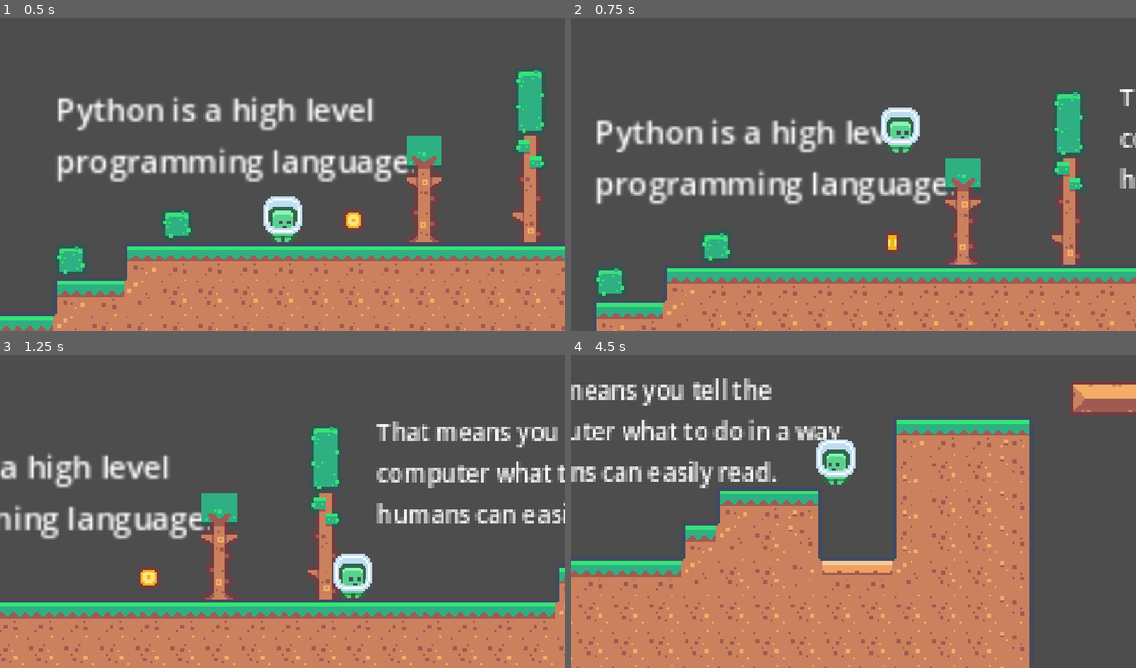
Above: before the commit, frames 1-4 (two rows, left to right).
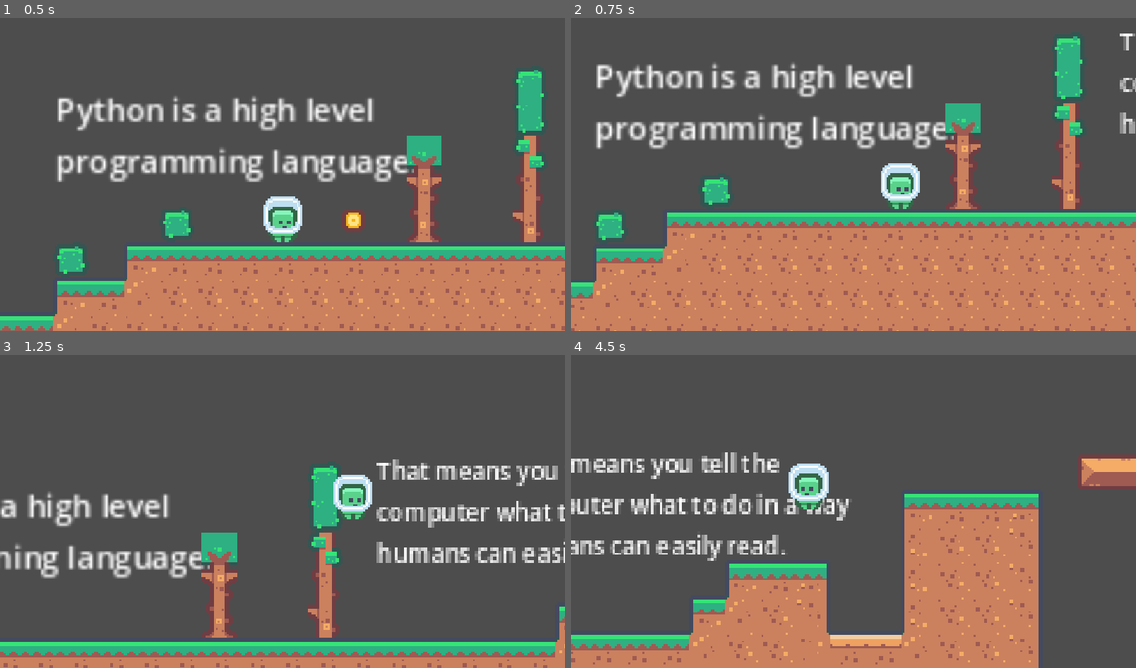
Above: after the commit, the same moments.

Repository: MAL-11DGT-2025/92005-sprint-1-Dekoder-py-school
Game: Godot game, scene res://scenes/level_one/level_one.tscn
Same seed, same stepped clock (60 frames per second), same inputs: the game is played once before the commit and once after it. Sound files missing from this copy of the repository are replaced by a short silence.
Inputs:
- Up to frame 1 (0.5 s): no input
- Up to frame 2 (0.75 s): tap Enter (ui_accept) at 0.5, 0.6 s; hold Right (ui_right) from 0.53 s (still down)
- Up to frame 3 (1.25 s): keep holding Right (ui_right); tap W (jump, bound only after the commit) at 0.77, 0.8, 1.07 s
- Up to frame 4 (4.5 s): tap W (jump, bound only after the commit) at 1.35, 1.52, 1.82, 2.3, 3.02, 3.32, 3.6, 3.77, 4.07 s; tap Enter (ui_accept) at 1.55, 2.1, 2.85, 4.35 s; release Right (ui_right) at 2.03 s; hold Left (ui_left) 2.03-2.78 s; hold Right (ui_right) 2.78-4.28 s; hold Left (ui_left) from 4.28 s (still down)

Frame 1 is identical in both runs. In frame 2, 40% of the frame differs, in the area x 0-100%, y 4-100%; in frame 3, 34%; in frame 4, 37%.

Commit message:
add custom keymaps for movement

Diff:
--- a/project.godot
+++ b/project.godot
@@ -13,12 +13,33 @@
 config/name="PlatformerGameAssessment"
 run/main_scene="uid://b77kj2iicntg1"
 config/features=PackedStringArray("4.4", "Forward Plus")
-config/icon="res://icon.svg"
 
 [display]
 
 window/stretch/mode="canvas_items"
 
+[input]
+
+jump={
+"deadzone": 0.2,
+"events": [Object(InputEventKey,"resource_local_to_scene":false,"resource_name":"","device":-1,"window_id":0,"alt_pressed":false,"shift_pressed":false,"ctrl_pressed":false,"meta_pressed":false,"pressed":false,"keycode":0,"physical_keycode":87,"key_label":0,"unicode":119,"location":0,"echo":false,"script":null)
+, Object(InputEventKey,"resource_local_to_scene":false,"resource_name":"","device":-1,"window_id":0,"alt_pressed":false,"shift_pressed":false,"ctrl_pressed":false,"meta_pressed":false,"pressed":false,"keycode":0,"physical_keycode":4194320,"key_label":0,"unicode":0,"location":0,"echo":false,"script":null)
+, Object(InputEventKey,"resource_local_to_scene":false,"resource_name":"","device":-1,"window_id":0,"alt_pressed":false,"shift_pressed":false,"ctrl_pressed":false,"meta_pressed":false,"pressed":false,"keycode":0,"physical_keycode":32,"key_label":0,"unicode":32,"location":0,"echo":false,"script":null)
+]
+}
+left={
+"deadzone": 0.2,
+"events": [Object(InputEventKey,"resource_local_to_scene":false,"resource_name":"","device":-1,"window_id":0,"alt_pressed":false,"shift_pressed":false,"ctrl_pressed":false,"meta_pressed":false,"pressed":false,"keycode":0,"physical_keycode":65,"key_label":0,"unicode":97,"location":0,"echo":false,"script":null)
+, Object(InputEventKey,"resource_local_to_scene":false,"resource_name":"","device":-1,"window_id":0,"alt_pressed":false,"shift_pressed":false,"ctrl_pressed":false,"meta_pressed":false,"pressed":false,"keycode":0,"physical_keycode":4194319,"key_label":0,"unicode":0,"location":0,"echo":false,"script":null)
+]
+}
+right={
+"deadzone": 0.2,
+"events": [Object(InputEventKey,"resource_local_to_scene":false,"resource_name":"","device":-1,"window_id":0,"alt_pressed":false,"shift_pressed":false,"ctrl_pressed":false,"meta_pressed":false,"pressed":false,"keycode":0,"physical_keycode":68,"key_label":0,"unicode":100,"location":0,"echo":false,"script":null)
+, Object(InputEventKey,"resource_local_to_scene":false,"resource_name":"","device":-1,"window_id":0,"alt_pressed":false,"shift_pressed":false,"ctrl_pressed":false,"meta_pressed":false,"pressed":false,"keycode":0,"physical_keycode":4194321,"key_label":0,"unicode":0,"location":0,"echo":false,"script":null)
+]
+}
+
 [rendering]
 
 textures/canvas_textures/default_texture_filter=0
--- a/scripts/player.gd
+++ b/scripts/player.gd
@@ -13,14 +13,14 @@
 		velocity += get_gravity() * delta
 
 	# Handle jump.
-	if Input.is_action_just_pressed("ui_accept") and is_on_floor():
+	if Input.is_action_just_pressed("jump") and is_on_floor():
 		velocity.y = JUMP_VELOCITY
 		# Play jump sound
 		jump_sound.play()
 
 	# Get the input direction and handle the movement/deceleration.
 	# As good practice, you should replace UI actions with custom gameplay actions.
-	var direction := Input.get_axis("ui_left", "ui_right")
+	var direction := Input.get_axis("left", "right")
 	if direction:
 		velocity.x = direction * SPEED
 
